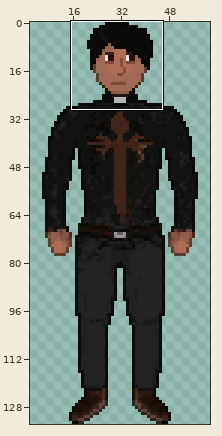
One commit to this sprite sheet: Assets/Actors/players/priest.png. The picture above shows the old version from afar; the outline marks the close-up.
Close-up. As it was:
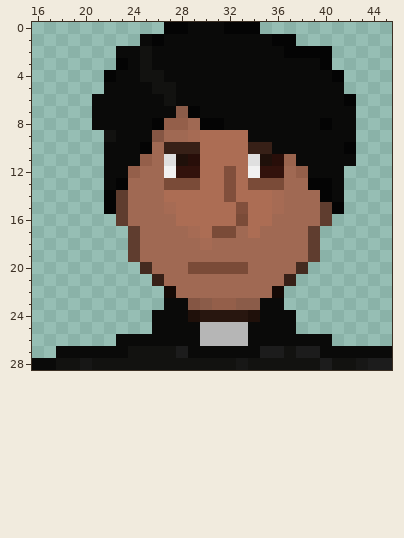
The file is 64x134 pixels. Pixels under 10% opacity are left out. Colours within 5 levels of each other are drawn and written as one. Shown: x 16..45, y 0..28. The wide view leaves out empty margins.
The same view after the edit:
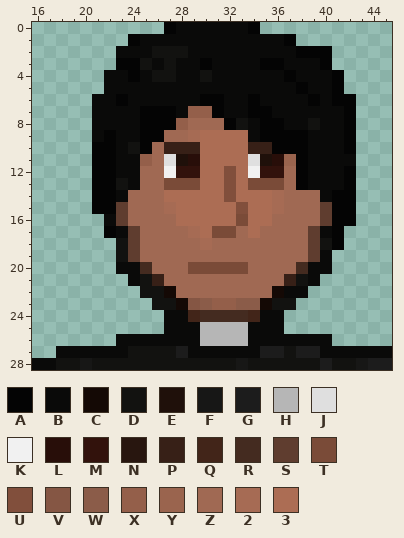
Palette (. is transparent): A #040404  B #0a0a09  C #140905  D #121210  E #1f100a  F #171716  G #1c1c1c  H #b6b6b6  J #dfdfdf  K #f1f1f1  L #280e09  M #32120c  N #28160f  P #372017  Q #422519  R #442b20  S #5f3d2f  T #7a4b38  U #814f3c  V #855644  W #8b5c49  X #945f4a  Y #9a644e  Z #a06953  2 #a66b54  3 #ac6d54
From old to new:
y 0: x 28 A -> B; x 32..33 AA -> BB
y 1: x 24 . -> A; x 26 A -> B; x 36 A -> B
y 2: x 25..28 DBBB -> BDDD; x 37 A -> B
y 3: x 24 B -> A; x 27 B -> D; x 30 B -> A; x 35..36 BB -> AA
y 4: x 22 A -> B; x 24..25 BD -> AB; x 27 B -> D; x 30 B -> D; x 37 B -> A
y 5: x 26..27 DD -> BB; x 38 B -> A; x 41 B -> A
y 6: x 23 B -> A; x 27 D -> B; x 30..31 BB -> AA; x 34 B -> A; x 39 B -> A; x 41 B -> A
y 7: x 25..31 BBBWABB -> AAABXXA; x 34..35 BB -> AA; x 42 B -> A
y 8: x 25 B -> A; x 27 X -> A; x 30..33 AABB -> ZZAD; x 35..36 BB -> AA; x 39..40 BA -> DB; x 42 B -> A
y 9: x 21..22 .D -> BA; x 25..26 BV -> AA; x 35..38 BBBB -> AAAA; x 42 B -> A
y 10: x 21..22 .B -> AA; x 24 B -> D; x 36..38 BBB -> AAA
y 11: x 21..22 .B -> AA; x 38 B -> A
y 12: x 21..22 .B -> AA; x 24 X -> B; x 38 X -> A; x 42 . -> A
y 13: x 21..24 .BAZ -> AADB; x 38..40 ZAA -> ABB; x 42 . -> A
y 14: x 21 . -> A; x 23 S -> B; x 40..42 AB. -> BAA
y 15: x 21 . -> A; x 42 . -> A
y 16: x 22 . -> B; x 41..42 .. -> AA
y 17: x 22..23 .. -> AB; x 40..41 .. -> BA
y 18: x 23 . -> D; x 40..41 .. -> DA
y 19: x 23 . -> D; x 40 . -> B
y 20: x 23..24 .. -> BB; x 39..40 .. -> BB
y 21: x 24..25 .. -> BD; x 38..39 .. -> DB
y 22: x 25..26 .. -> DD; x 37..38 .. -> BB
y 23: x 26..28 .BB -> DDC; x 35..37 BB. -> CDD
y 24: x 26 B -> .; x 29..34 ENNNNE -> QRRRRQ; x 37 B -> .
y 25: x 26 B -> .; x 37 B -> .
